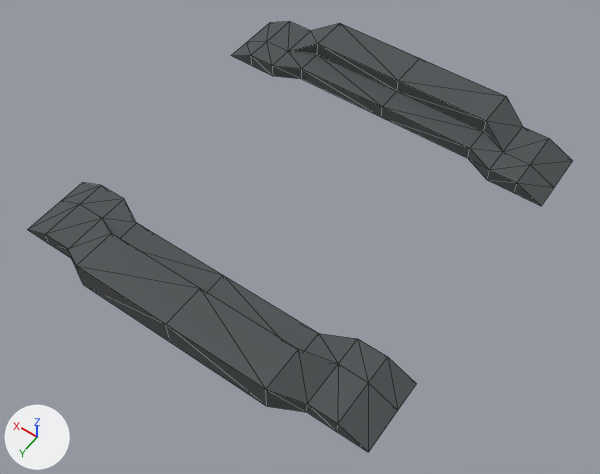
An edit to the glTF model TCG-Framework-Client/models/tcg-framework/card-table/card-table-arena.glb, drawn before and after from the same camera.
Camera for both pictures: a 50 mm lens placed at (-20.6, 29.9, 41.9), pointed at (-1.1, 2.6, -1.1). Lighting does not change. The marker at lower left points along +X, +Y and +Z. Mesh edges are drawn as thin lines. Objects named as collision shapes, trigger or cutter boxes, shadow casters or lower levels of detail are left out. Where no turn or scale is listed for an object, it has been applied to the vertices. Vertices at the same position are counted once.

Names of what the first picture shows: 'stadium'.
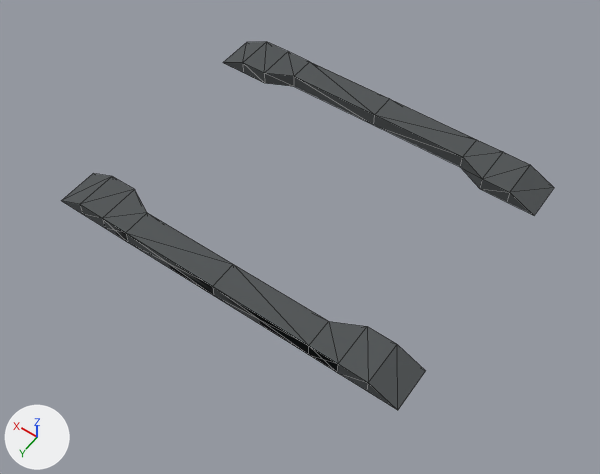
Boxes [x1, y1, x2, y2] around the edits, measured in the pictures (600 x 474 px):
'stadium', reshaped (10% narrower, 14% shorter)
    before: [27, 21, 572, 452]
    after: [61, 41, 554, 410]

Patch to the scene script:
```diff
--- a/TCG-Framework-Client/models/tcg-framework/card-table/card-table-arena.glb.py
+++ b/TCG-Framework-Client/models/tcg-framework/card-table/card-table-arena.glb.py
@@ me_cube_008 @@
 # used by ob_stadium; location = (0.0, 0.0, 0.0)
-me_cube_008.from_pydata(...)  # 92 vertices, 140 faces; spans x -13.0..13.0, y -14.0..14.0, z 0.0..2.0
+me_cube_008.from_pydata(...)  # 64 vertices, 104 faces; spans x -13.0..13.0, y -10.0..10.0, z 0.0..1.0
+# me_cube_008 part 1
+# 44 vertices are removed from x -13.0..13.0, y -14.0..14.0, z 0.0..2.0
+# 102 faces are deleted
+# 14 vertices in x -13.0..13.0, y -11.0..-8.0, z 0.0..1.0 move by (0.0, 1.0, 0.0)
+# 14 vertices in x -13.0..13.0, y 8.0..11.0, z 0.0..1.0 move by (0.0, -1.0, 0.0)
+# 4 vertices move from x -7.0..7.0, y -11.0..11.0, z 1.0 to x -7.0..7.0, y -10.0..10.0, z 0.0
+# 10 new vertices lie (0.0, 0.0, 1.0) away from vertices in x -7.0..7.0, y -11.0..11.0, z 0.0..1.0
+# 6 new vertices lie (0.0, 0.0, -1.0) away from vertices in x -9.0..9.0, y -11.0..11.0, z 1.0
+# 66 new faces join them
 me_cube_008.materials.append(mat_matte_grey_0)
```
